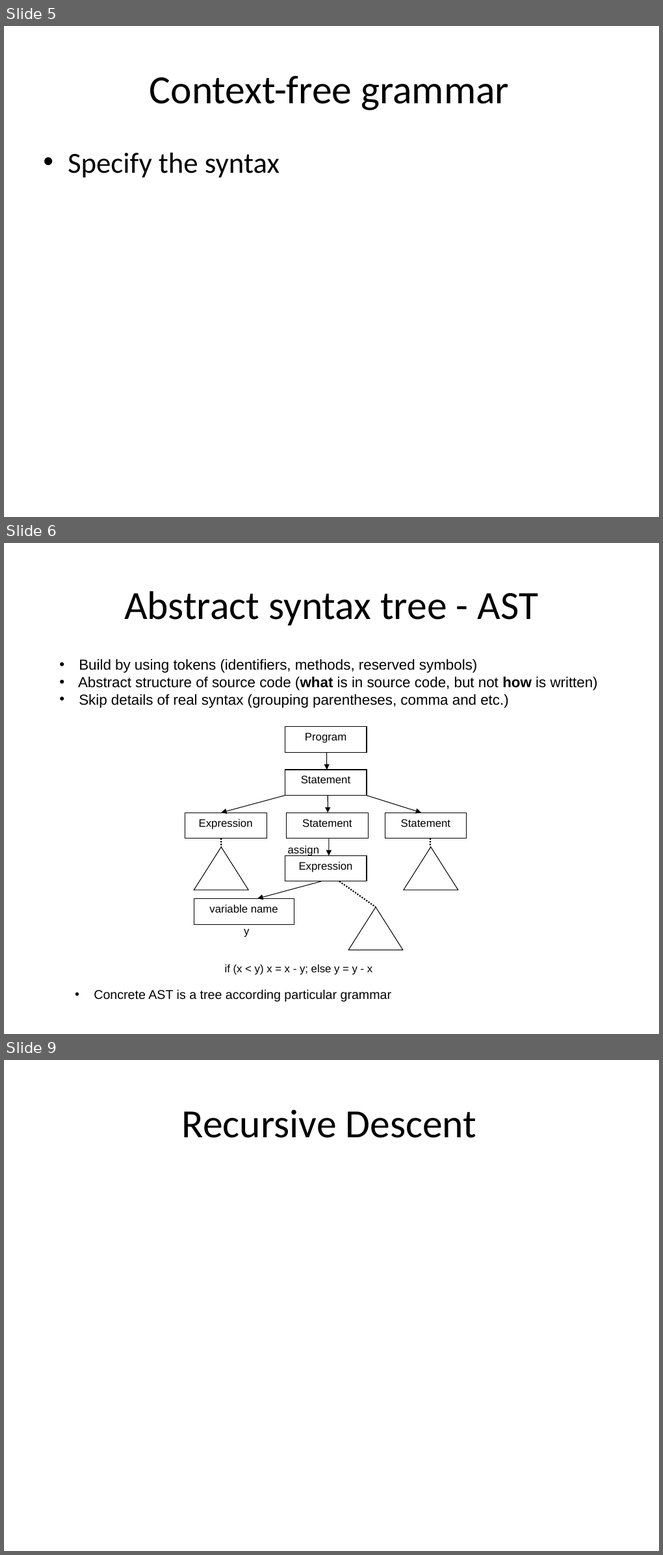
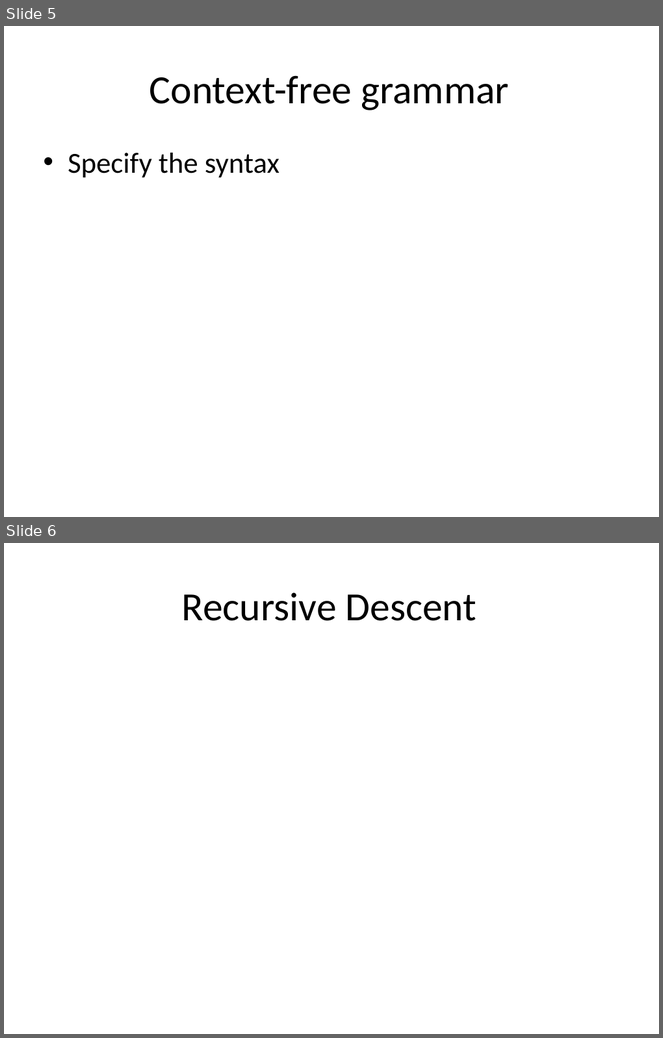
Before and after one commit to isurup/kalle-martin-group, a slide deck: SSE2/slides/1 Analysis.ppt. Shown one above the other, each under a label of ours: slides 5, 6 and 9 before the commit, slides 5 and 6 after it; the slides between them are not shown. The pictures are 663x1555 and 663x1038 pixels, drawn with LibreOffice and Linux fonts; fonts in the diff are those of the drawing. Boxes give left, top, right and bottom in pixels: in the first picture for what was removed or moved away, otherwise in the second. Text is boxed around its words. In the diff, an @@ line names an element or a change of style, - is before the commit and + after.

```diff
--- a/SSE2/slides/1 Analysis.ppt
+++ b/SSE2/slides/1 Analysis.ppt
@@ slide 6 removed at (4,543,659,1034), background #FFFFFF @@
@@ title removed at (124,591,538,626) @@
-Abstract syntax tree - AST
@@ text removed at (78,659,598,708) @@
-• Build by using tokens (identifiers, methods, reserved symbols)
-• Abstract structure of source code (what is in source code, but not how is written)
-• Skip details of real syntax (grouping parentheses, comma and etc.)
@@ group removed at (185,727,467,975): 7 rectangles, 6 arrows, 3 flow chart extracts, 3 lines, 3 texts @@
-Program
-Statement
-Expression
-Statement
-Statement
-Expression
-variable name
-y
-assign
-if (x < y) x = x - y; else y = y - x
@@ text removed at (94,990,392,1002) @@
-• Concrete AST is a tree according particular grammar
@@ what was slide 9 is now slide 6 @@
```
Also in this commit, not shown: 9 other slides removed.
